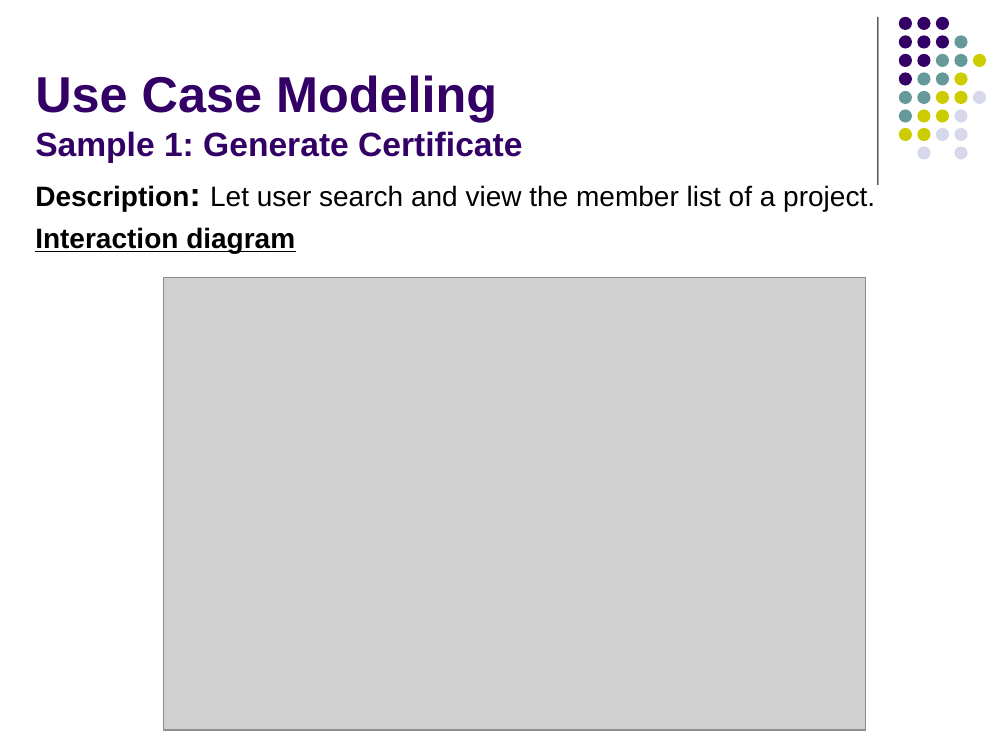
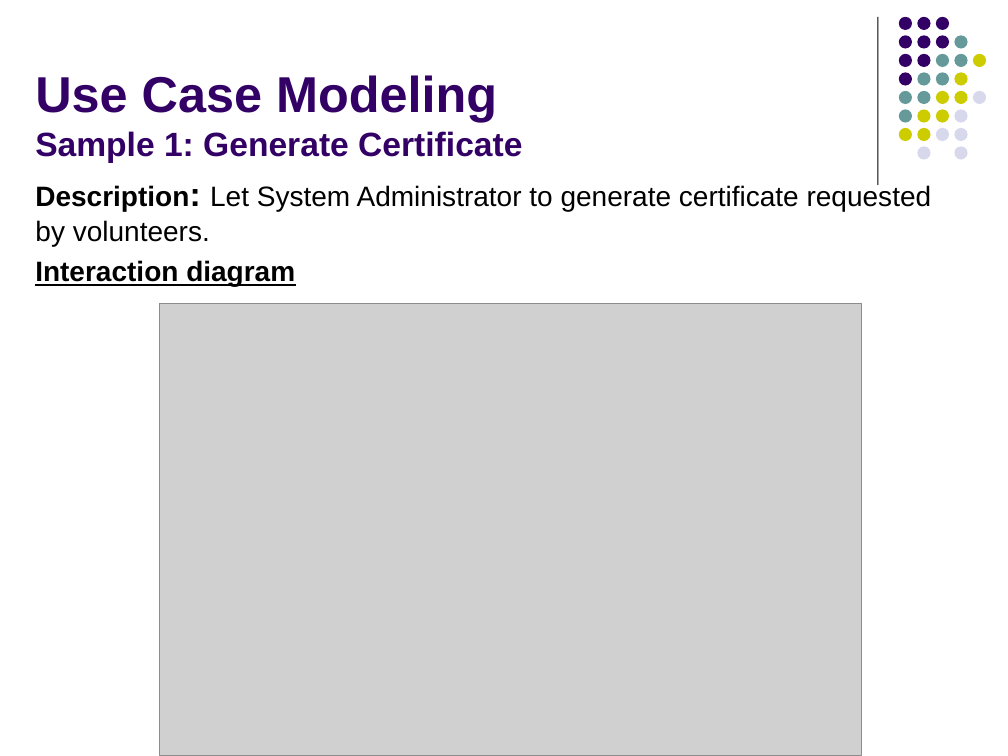
Before and after one commit to imireasa/mtech-se18-t08s, a slide deck: slide 7 of docs/W-9 Working Document/W-9.3 Presentation Slides/Phase 2/Submission/vms_presentation_2_v1.0.pptx. Drawn at 1008x756 pixels with LibreOffice and Linux fonts; fonts in the diff are those of the drawing; grey boxes stand for pictures. Boxes give left, top, right and bottom in pixels: in the first picture for what was removed or moved away, otherwise in the second. Text is boxed around its words. In the diff, an @@ line names an element or a change of style, - is before the commit and + after.

```diff
--- a/docs/W-9 Working Document/W-9.3 Presentation Slides/Phase 2/Submission/vms_presentation_2_v1.0.pptx
+++ b/docs/W-9 Working Document/W-9.3 Presentation Slides/Phase 2/Submission/vms_presentation_2_v1.0.pptx
@@ text at box(35, 184, 932, 246): text changed @@
-Description: Let user search and view the member list of a project.
+Description: Let System Administrator to generate certificate requested by volunteers.
@@ picture: place and size @@
-picture at box(163, 277, 865, 730)
+picture at box(159, 303, 861, 756)
```
Also in this commit, not shown: 1 other slide changed.
